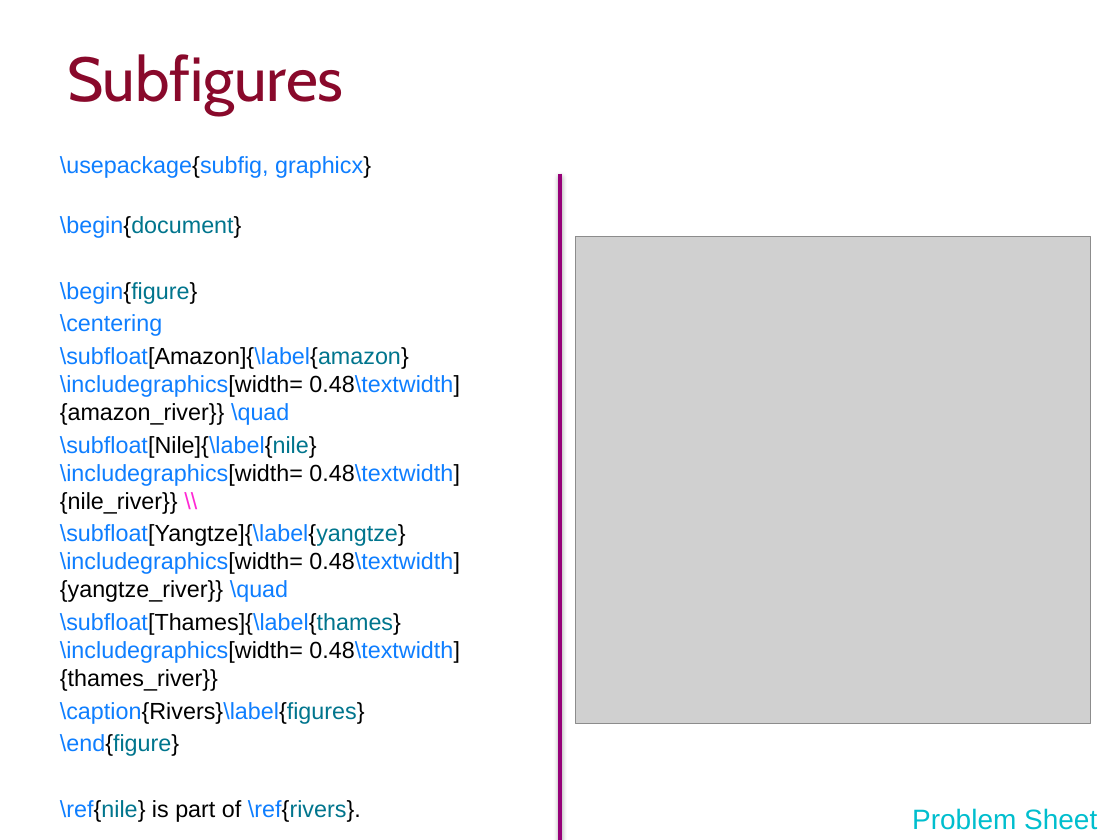
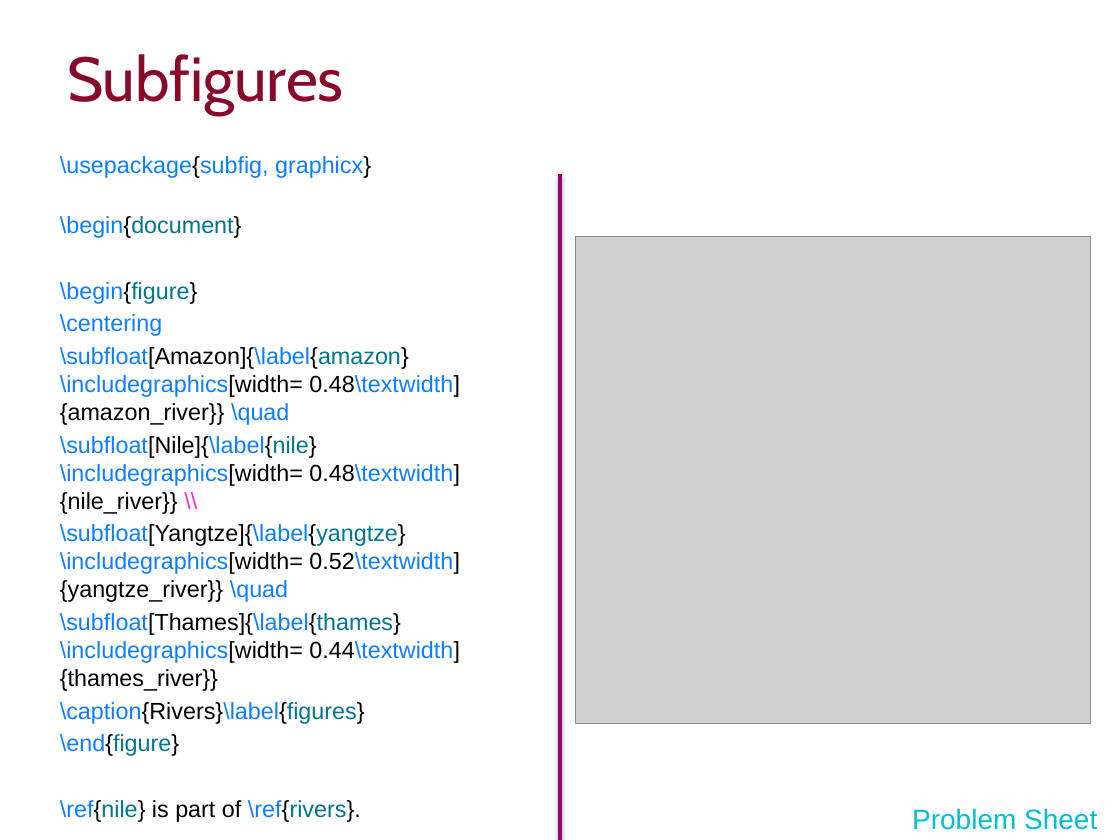
Before and after one commit to ImperialCollegeLondon/RCDS-writing-theses-in-latex, a slide deck: slide 29 of Writing Theses in Latex Slides.pptx. Drawn at 1120x840 pixels with LibreOffice and Linux fonts; fonts in the diff are those of the drawing; grey boxes stand for pictures; background and template pictures are left out. Boxes give left, top, right and bottom in pixels: in the first picture for what was removed or moved away, otherwise in the second. Text is boxed around its words. In the diff, an @@ line names an element or a change of style, - is before the commit and + after.

Commit message:
Update to subfigure image widths

```diff
--- a/Writing Theses in Latex Slides.pptx
+++ b/Writing Theses in Latex Slides.pptx
@@ text at (60,524,460,691): text changed @@
-\subfloat[Yangtze]{\label{yangtze}\includegraphics[width= 0.48\textwidth]{yangtze_river}} \quad
-\subfloat[Thames]{\label{thames}\includegraphics[width= 0.48\textwidth]{thames_river}}
+\subfloat[Yangtze]{\label{yangtze}\includegraphics[width= 0.52\textwidth]{yangtze_river}} \quad
+\subfloat[Thames]{\label{thames}\includegraphics[width= 0.44\textwidth]{thames_river}}
```
